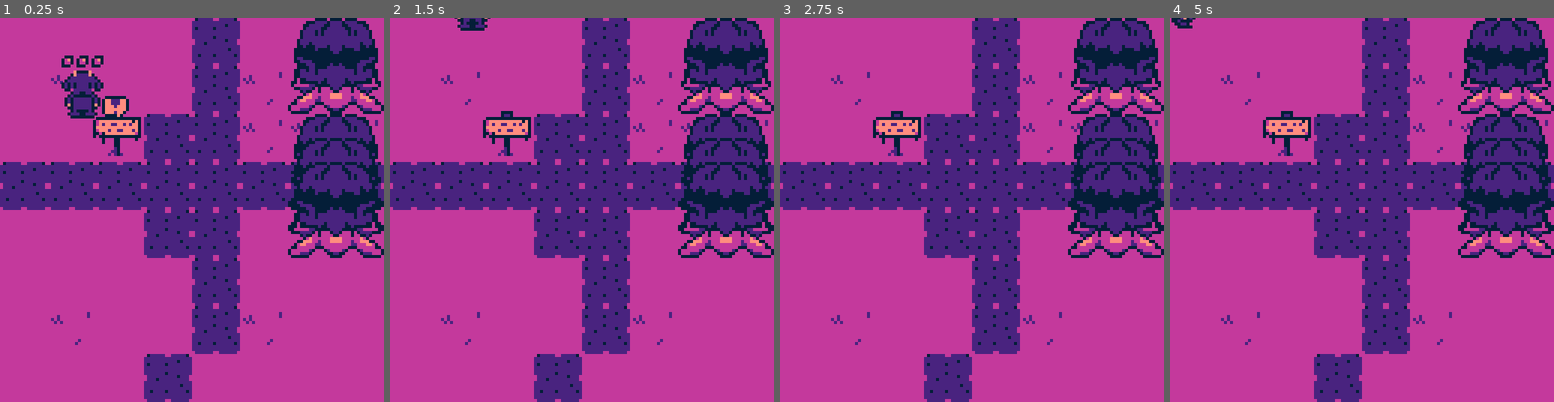
Above: before the commit, frames 1-4 (left to right).
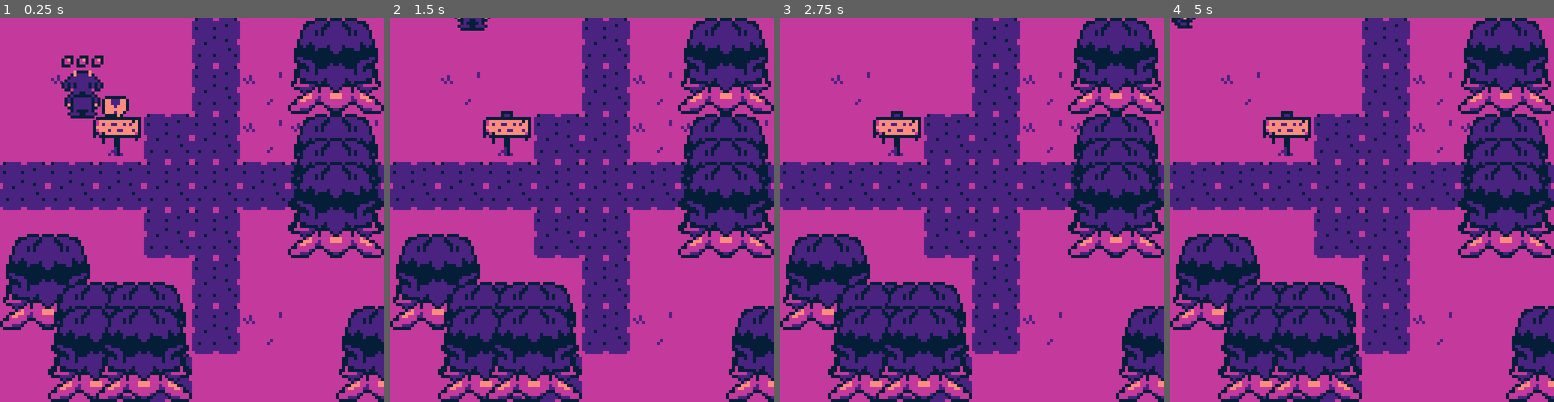
Above: after the commit, the same moments.

Repository: youssefevan/spring2023-uncc-jam2
Game: Godot game, scene res://Scenes/Test Room.tscn
The game is run twice, just before and just after one commit, with the same random seed, the same clock (stepped at 60 frames per second) and the same inputs. This scene is started directly instead of the project's main scene.
Inputs:
- Up to frame 1 (0.25 s): no input
- Up to frame 2 (1.5 s): tap Enter at 0.5 s; hold Up (up) from 0.53 s (still down); tap Space (attack) at 0.6 s; tap E (interact) at 1.35 s
- Up to frame 3 (2.75 s): tap Space (attack) at 2, 2.1 s; release Up (up) at 2.03 s; hold A (left) from 2.03 s (still down)
- Up to frame 4 (5 s): tap Enter at 2.75, 4.25 s; tap E (interact) at 2.85, 4.35 s; tap Space (attack) at 3.5, 3.6 s; release A (left) at 3.53 s; hold Down (down) 3.53-4.28 s; hold D (right) from 4.28 s (still down)

The runs differ from the first frame. In frame 1, 15% of the frame differs, in the area x 0-100%, y 56-100%; in frame 2, 15%; in frame 3, 15%; in frame 4, 15%.

Commit message:
treeRevisions

Diff:
--- a/Scenes/Collision elements.tscn
+++ b/Scenes/Collision elements.tscn
@@ -1,9 +1,12 @@
-[gd_scene load_steps=4 format=2]
+[gd_scene load_steps=5 format=2]
 
 [ext_resource path="res://Sprites/tree;.png" type="Texture" id=1]
 
-[sub_resource type="ConvexPolygonShape2D" id=1]
-points = PoolVector2Array( 32, 32, 0, 32, 0, 0, 32, 0 )
+[sub_resource type="ConvexPolygonShape2D" id=3]
+points = PoolVector2Array( 32, 24, 0, 24, 0, 0, 32, 0 )
+
+[sub_resource type="ConvexPolygonShape2D" id=4]
+points = PoolVector2Array( 0, 0, 32, 0, 32, 32, 0, 32 )
 
 [sub_resource type="TileSet" id=2]
 0/name = "tree;.png 0"
@@ -16,17 +19,38 @@
 0/navigation_offset = Vector2( 0, 0 )
 0/shape_offset = Vector2( 0, 0 )
 0/shape_transform = Transform2D( 1, 0, 0, 1, 0, 0 )
-0/shape = SubResource( 1 )
+0/shape = SubResource( 3 )
 0/shape_one_way = false
 0/shape_one_way_margin = 1.0
 0/shapes = [ {
 "autotile_coord": Vector2( 0, 0 ),
 "one_way": false,
 "one_way_margin": 1.0,
-"shape": SubResource( 1 ),
+"shape": SubResource( 3 ),
 "shape_transform": Transform2D( 1, 0, 0, 1, 0, 0 )
 } ]
 0/z_index = 0
+1/name = "tree;.png 1"
+1/texture = ExtResource( 1 )
+1/tex_offset = Vector2( 0, 0 )
+1/modulate = Color( 1, 1, 1, 1 )
+1/region = Rect2( 0, 0, 32, 32 )
+1/tile_mode = 0
+1/occluder_offset = Vector2( 0, 0 )
+1/navigation_offset = Vector2( 0, 0 )
+1/shape_offset = Vector2( 0, 0 )
+1/shape_transform = Transform2D( 1, 0, 0, 1, 0, 0 )
+1/shape = SubResource( 4 )
+1/shape_one_way = false
+1/shape_one_way_margin = 1.0
+1/shapes = [ {
+"autotile_coord": Vector2( 0, 0 ),
+"one_way": false,
+"one_way_margin": 1.0,
+"shape": SubResource( 4 ),
+"shape_transform": Transform2D( 1, 0, 0, 1, 0, 0 )
+} ]
+1/z_index = 0
 
 [node name="Collision elements" type="TileMap"]
 tile_set = SubResource( 2 )
